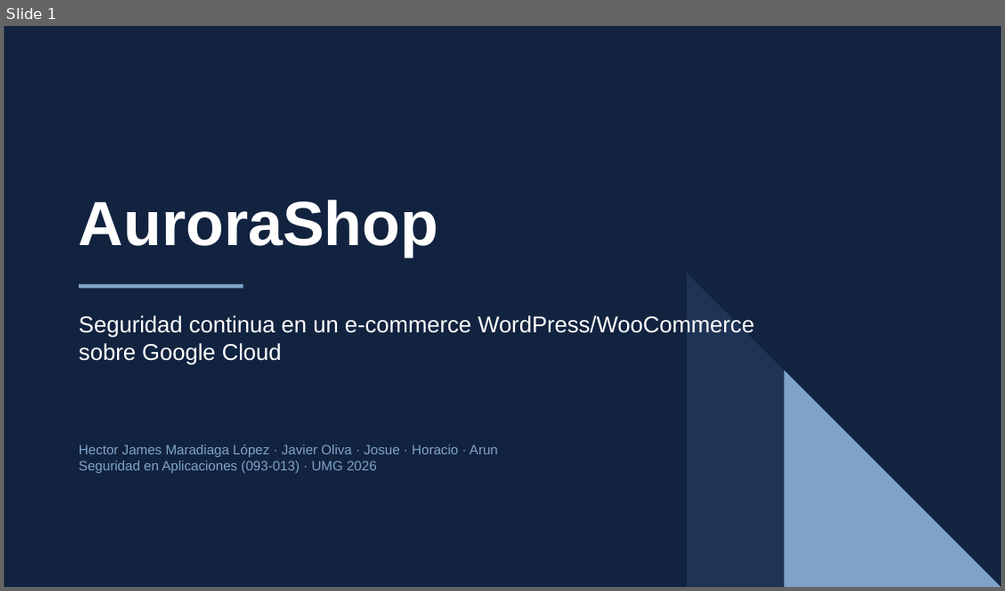
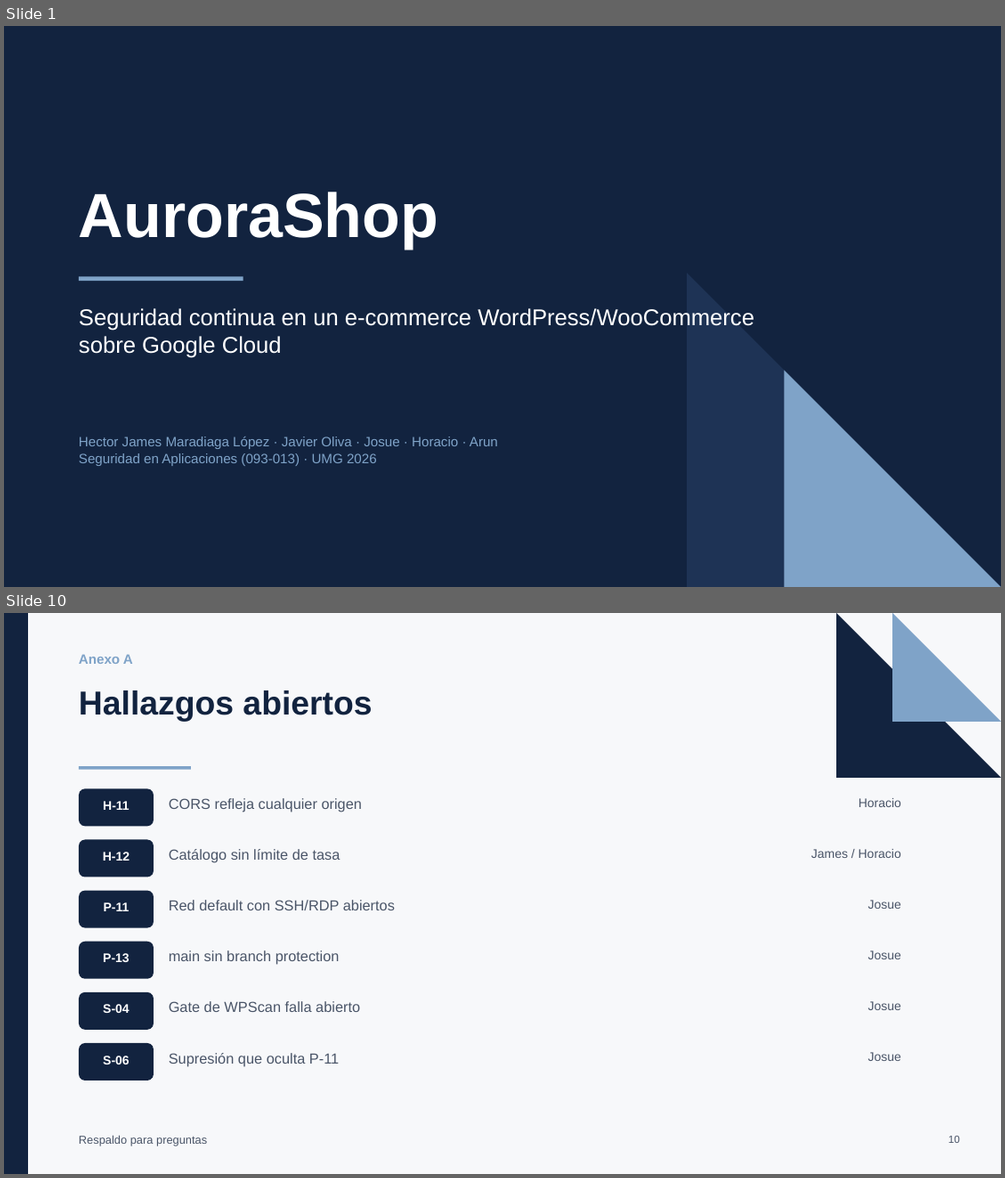
Before and after one commit to Joliva07/ProyectoFinal_SeguridadEnAplicaciones, a slide deck: docs/06-informe/salida/presentacion.pptx. Shown one above the other, each under a label of ours: slide 1 before the commit, slides 1 and 10 after it; the slides between them are not shown. The pictures are 1005x591 and 1005x1178 pixels, drawn with LibreOffice and Linux fonts; fonts in the diff are those of the drawing. Boxes give left, top, right and bottom in pixels: in the first picture for what was removed or moved away, otherwise in the second. Text is boxed around its words. In the diff, an @@ line names an element or a change of style, - is before the commit and + after.

Commit message:
docs(presentacion): amplia a 11 diapositivas con diagramas
- Arquitectura en tres planos y pipeline DevSecOps dibujados como diagramas.
- Heatmap de riesgo residual como imagen.
- KPIs por bloque y dos anexos de respaldo (hallazgos y cifras).
- Nuevo enlace publico de Canva.

```diff
--- a/docs/06-informe/salida/presentacion.pptx
+++ b/docs/06-informe/salida/presentacion.pptx
@@ slide 10 added at (x1=4, y1=613, x2=1001, y2=1174), background #FFFFFF @@
@@ rectangle added at (x1=4, y1=613, x2=1001, y2=1174), fill #F7F8FA @@
@@ rectangle added at (x1=4, y1=613, x2=28, y2=1174), fill #12233F @@
@@ right triangle added at (x1=836, y1=613, x2=1001, y2=778), fill #12233F @@
@@ right triangle added at (x1=892, y1=613, x2=1001, y2=722), fill #7FA3C8 @@
@@ text added at (x1=79, y1=654, x2=133, y2=664), 13 pt, text #7FA3C8, bold @@
+Anexo A
@@ text added at (x1=79, y1=690, x2=372, y2=722), 32 pt, text #12233F, bold @@
+Hallazgos abiertos
@@ rectangle added at (x1=79, y1=766, x2=191, y2=770), fill #7FA3C8 @@
@@ rounded rectangle added at (x1=79, y1=788, x2=154, y2=826), fill #12233F @@
@@ text added at (x1=169, y1=798, x2=362, y2=812), 14 pt, text #4A5568 @@
+CORS refleja cualquier origen
@@ text added at (x1=858, y1=798, x2=901, y2=807), 12 pt, text #4A5568 @@
+Horacio
@@ text added at (x1=103, y1=801, x2=129, y2=810), 12 pt, text #FFFFFF, bold @@
+H-11
@@ rounded rectangle added at (x1=79, y1=840, x2=154, y2=877), fill #12233F @@
@@ text added at (x1=103, y1=852, x2=129, y2=860), 12 pt, text #FFFFFF, bold @@
+H-12
@@ text added at (x1=169, y1=849, x2=340, y2=863), 14 pt, text #4A5568 @@
+Catálogo sin límite de tasa
@@ text added at (x1=811, y1=849, x2=901, y2=858), 12 pt, text #4A5568 @@
+James / Horacio
@@ rounded rectangle added at (x1=79, y1=891, x2=154, y2=928), fill #12233F @@
@@ text added at (x1=104, y1=902, x2=129, y2=911), 12 pt, text #FFFFFF, bold @@
+P-11
@@ text added at (x1=169, y1=900, x2=395, y2=910), 14 pt, text #4A5568 @@
+Red default con SSH/RDP abiertos
@@ text added at (x1=868, y1=900, x2=901, y2=908), 12 pt, text #4A5568 @@
+Josue
@@ rounded rectangle added at (x1=79, y1=941, x2=154, y2=979), fill #12233F @@
@@ text added at (x1=103, y1=953, x2=129, y2=962), 12 pt, text #FFFFFF, bold @@
+P-13
@@ text added at (x1=169, y1=950, x2=340, y2=965), 14 pt, text #4A5568 @@
+main sin branch protection
@@ text added at (x1=868, y1=950, x2=901, y2=959), 12 pt, text #4A5568 @@
+Josue
@@ rounded rectangle added at (x1=79, y1=992, x2=154, y2=1030), fill #12233F @@
@@ text added at (x1=103, y1=1004, x2=129, y2=1013), 12 pt, text #FFFFFF, bold @@
+S-04
@@ text added at (x1=169, y1=1001, x2=360, y2=1012), 14 pt, text #4A5568 @@
+Gate de WPScan falla abierto
@@ text added at (x1=868, y1=1001, x2=901, y2=1010), 12 pt, text #4A5568 @@
+Josue
@@ rounded rectangle added at (x1=79, y1=1043, x2=154, y2=1080), fill #12233F @@
@@ text added at (x1=103, y1=1055, x2=129, y2=1064), 12 pt, text #FFFFFF, bold @@
+S-06
@@ text added at (x1=169, y1=1053, x2=339, y2=1066), 14 pt, text #4A5568 @@
+Supresión que oculta P-11
@@ text added at (x1=868, y1=1052, x2=901, y2=1061), 12 pt, text #4A5568 @@
+Josue
@@ text added at (x1=79, y1=1135, x2=207, y2=1146), 11 pt, text #4A5568 @@
+Respaldo para preguntas
@@ text added at (x1=948, y1=1135, x2=960, y2=1143), 10 pt, text #4A5568 @@
+10
@@ slide 1 changed as well @@
@@ 3 texts, 1 rectangle moved together from (x1=79, y1=200, x2=754, y2=473) to (x1=79, y1=192, x2=754, y2=466) @@
```
Also in this commit, not shown: 2 other slides changed, 7 other slides added, 4 slides removed, 1 other file.
